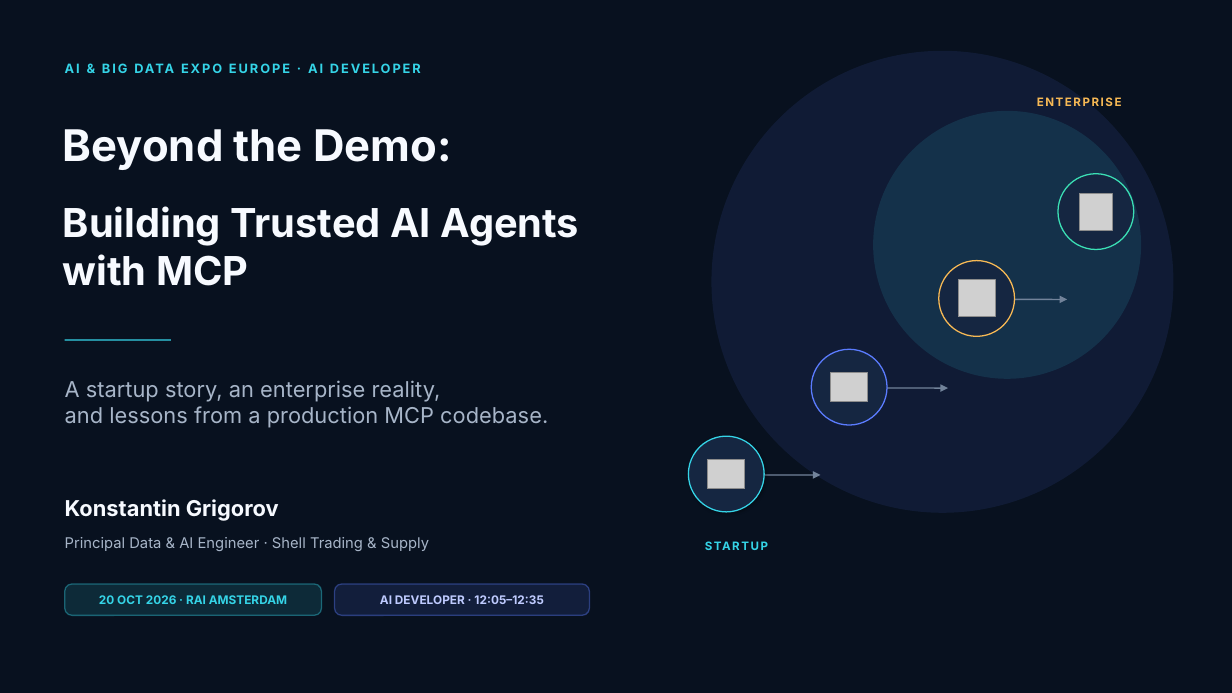
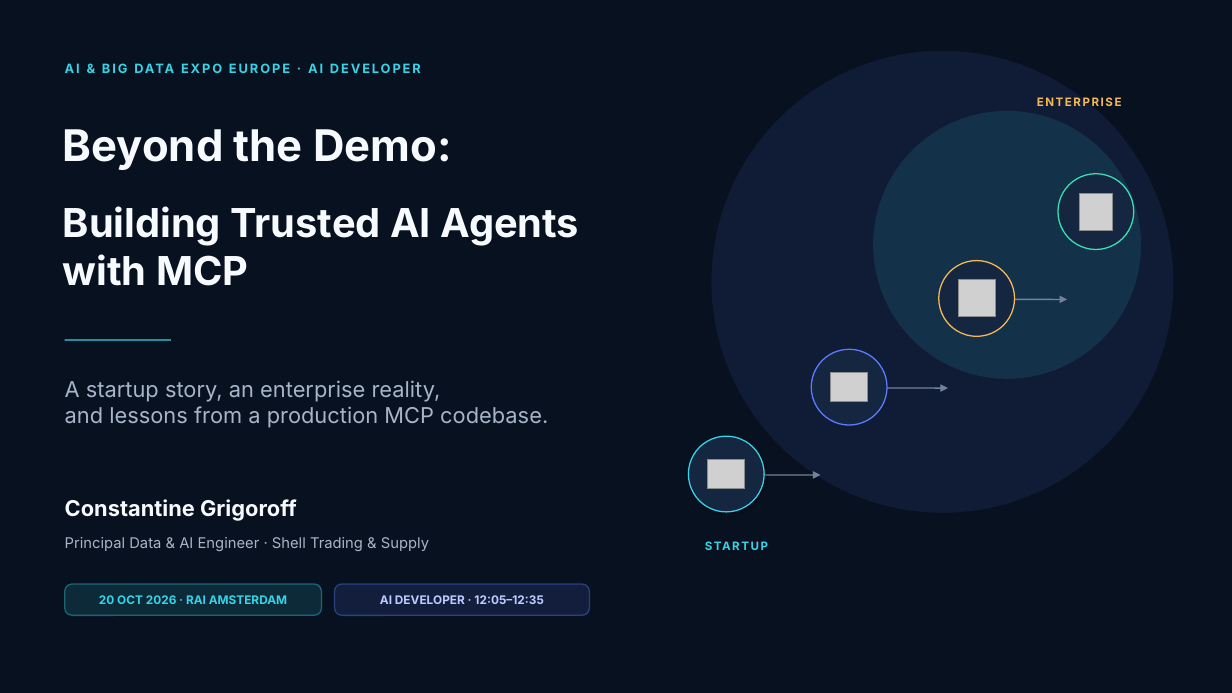
Before and after one commit to kolygri/kolygri.github.io, a slide deck: slide 1 of presentations/Beyond_the_Demo_Trusted_AI_Agents_MCP_AI_Expo_2026.pptx. Drawn at 1232x693 pixels with LibreOffice and Linux fonts; fonts in the diff are those of the drawing; grey boxes stand for pictures; background and template pictures are left out. Boxes give left, top, right and bottom in pixels: in the first picture for what was removed or moved away, otherwise in the second. Text is boxed around its words. In the diff, an @@ line names an element or a change of style, - is before the commit and + after.

Commit message:
Update trusted AI agents presentation

```diff
--- a/presentations/Beyond_the_Demo_Trusted_AI_Agents_MCP_AI_Expo_2026.pptx
+++ b/presentations/Beyond_the_Demo_Trusted_AI_Agents_MCP_AI_Expo_2026.pptx
@@ text at (65,499,297,521): text changed @@
-Konstantin Grigorov
+Constantine Grigoroff
```
Also in this commit, not shown: 1 other file.
